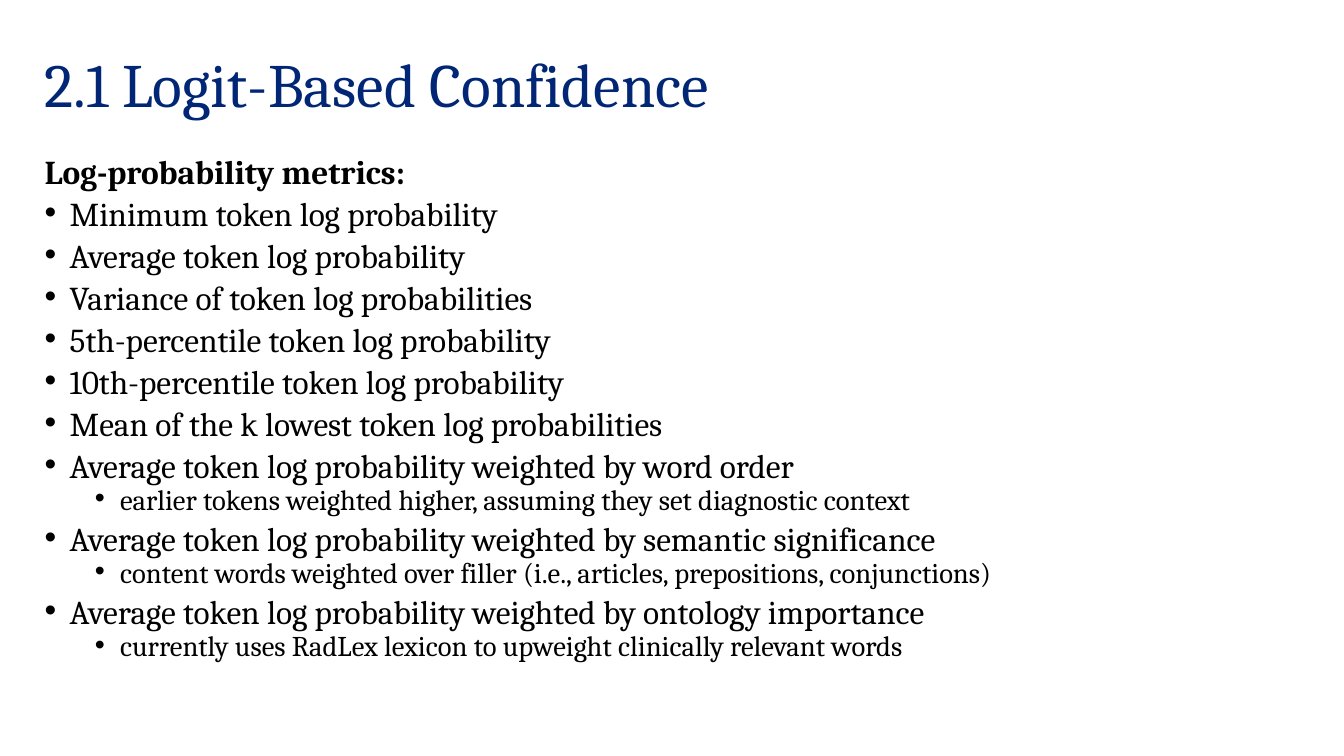
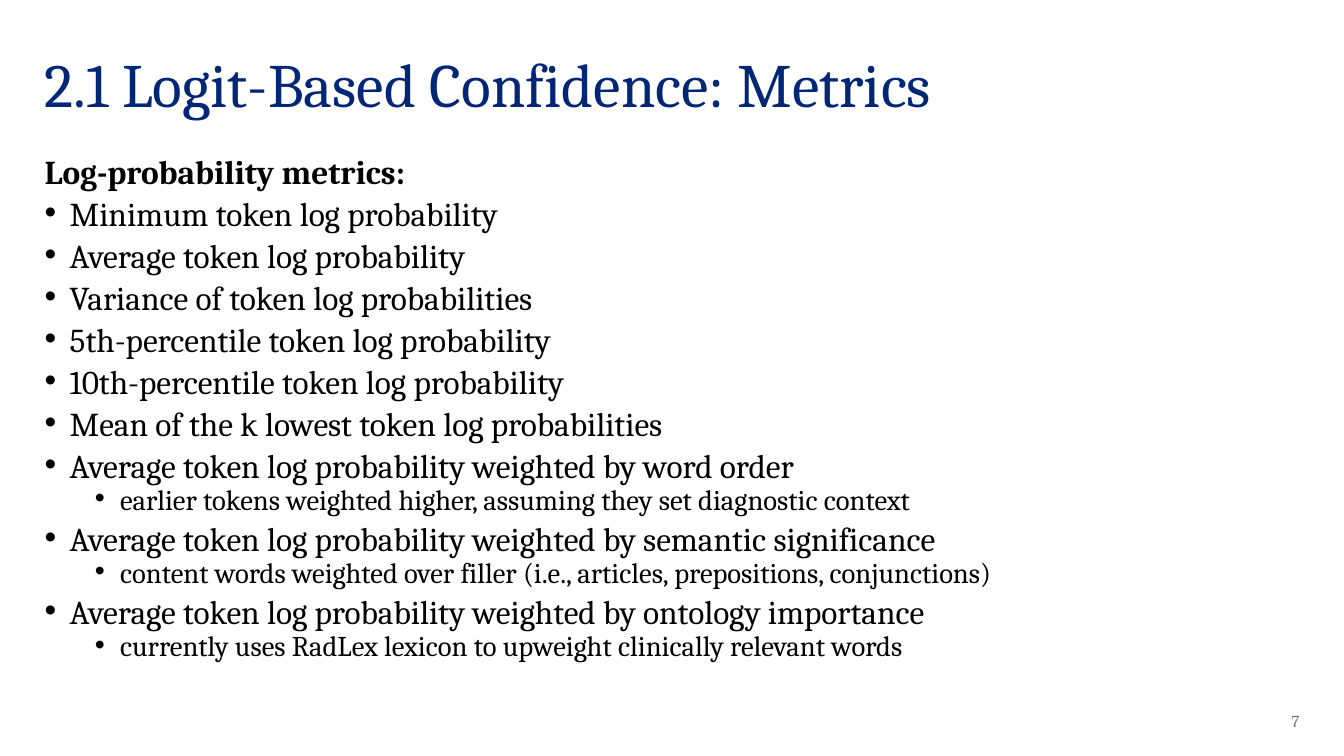
Before and after one commit to sarapohland/radiology_confidence, a slide deck: slide 7 of docs/results.pptx (slide 8 before the commit). Drawn at 1344x756 pixels with LibreOffice and Linux fonts; fonts in the diff are those of the drawing; background and template pictures are left out. Boxes give left, top, right and bottom in pixels: in the first picture for what was removed or moved away, otherwise in the second. Text is boxed around its words. In the diff, an @@ line names an element or a change of style, - is before the commit and + after.

```diff
--- a/docs/results.pptx
+++ b/docs/results.pptx
@@ title at (45, 63, 931, 120): text changed @@
-2.1 Logit-Based Confidence
+2.1 Logit-Based Confidence: Metrics
@@ page number added at (1292, 716, 1300, 727), 12 pt, text #797979 @@
+7
```
Also in this commit, not shown: 24 other slides changed, 13 slides added, 1 slide removed, 58 other files.
